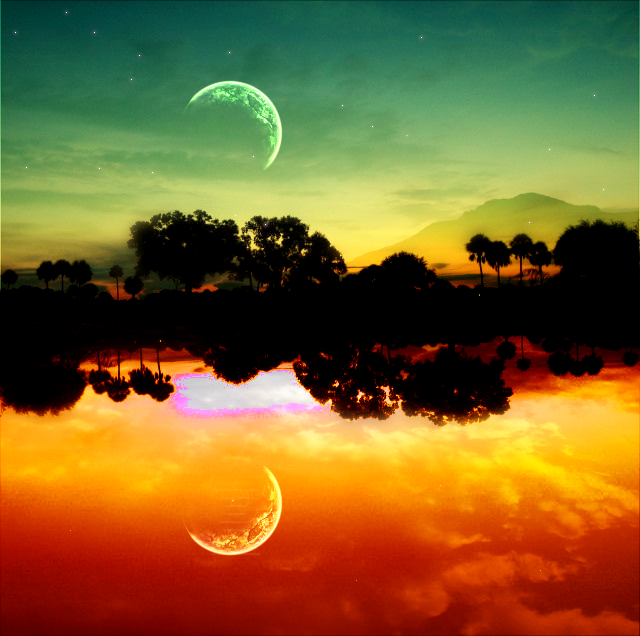
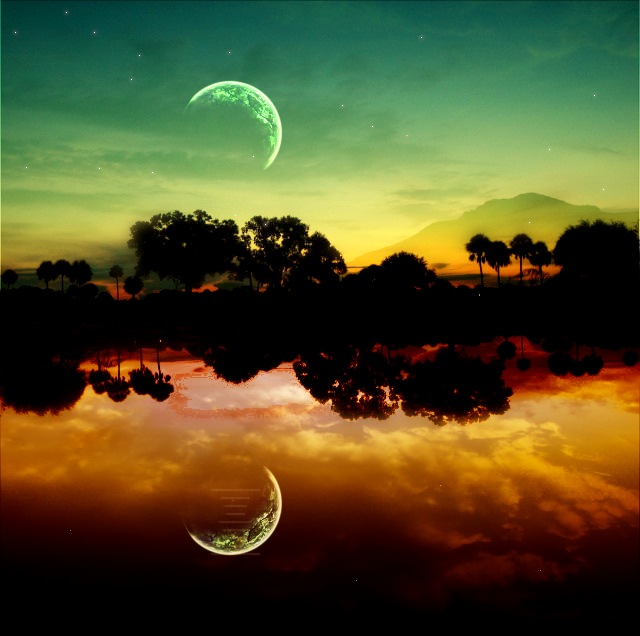
Layer changes from the first 640 x 636 image to the second:
painted on "Background" over [0, 332, 640, 636]
